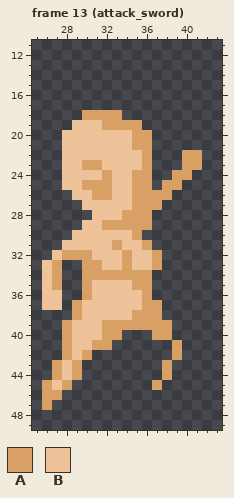
Two versions of one pixel-art file, RawResource/projectRoom/base_female.aseprite. Above is the file before it was changed.
64x64 pixels, 16 frames. Shown: frame 13 (attack_sword): x 25..43, y 11..49. The commit also changed other frames, which this record leaves out.
Visible layers, top first: "BaseGroup/base_gun", "BaseGroup/base_melee", "BaseGroup/base_nude".
Palette (. is transparent): A #d9a066  B #eec39a
Pixels before, frame 13 (attack_sword), first column x 26:
18 ....AAAA........
19 ...BBBAAAA......
20 ..BBBBBBBAA.....
21 ..BBBBBBBAA.....
22 ..BBBBBBBBA...AA
23 ..BBAABBBBA...AA
24 ..BBBBABBAA..AA.
25 ..BBAAABBAA.AA..
26 ...BBAABBAAAA...
27 ....BBBBBAAA....
28 .....BBBAAA.....
29 ....BBAAAAA.....
30 ...BBBBBBA......
31 ..BBBBBABBA.....
32 .BAAABBBABBA....
33 BA..AABBABBA....
34 BA..AAAAAAA.....
35 BA..ABBBBAA.....
36 BB..ABBBBBA.....
37 BB.ABBBBBBAA....
38 ...ABBBBBAAA....
39 ..ABBBAAAAAAA...
40 ..ABBBAA...AA...
41 ..ABBAA......A..
42 ..ABA........A..
43 .ABA........A...
44 .ABA........A...
45 ABA........A....
46 AA..............
47 A...............
After:
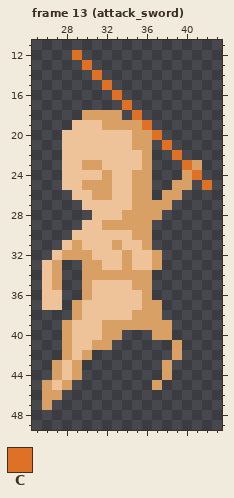
Colours new in this view: C #df7126
The exact change:
Frame 13 (attack_sword), layers "BaseGroup/base_melee", "BaseGroup/base_nude":
The edit adds colour A in row 25 at x 40; in row 26 at x 39; in row 27 at x 38; in row 28 at x 37; in row 30 at x 36.
Colour B gives way to colour A in row 31 at x 29.
The edit adds colour C in row 12 at x 29; in row 13 at x 30; in row 14 at x 31; in row 15 at x 32; in row 16 at x 33; in row 17 at x 34.
The edit adds colour C in row 18 at x 35; in row 19 at x 36; in row 20 at x 37; in row 21 at x 38; in row 22 at x 39; in row 24 at x 41.
The edit adds colour C in row 25 at x 42.
Colour A gives way to colour C in row 23 at x 40.
Colour A is gone in row 22 at x 40 to 41; in row 24 at x 39; in row 25 at x 38; in row 26 at x 37.
Boxes around the changes in both pictures, in picture pixels (x1, y1, x2, y2):
changed: (72, 50, 212, 240)
changed: (72, 240, 82, 250)
